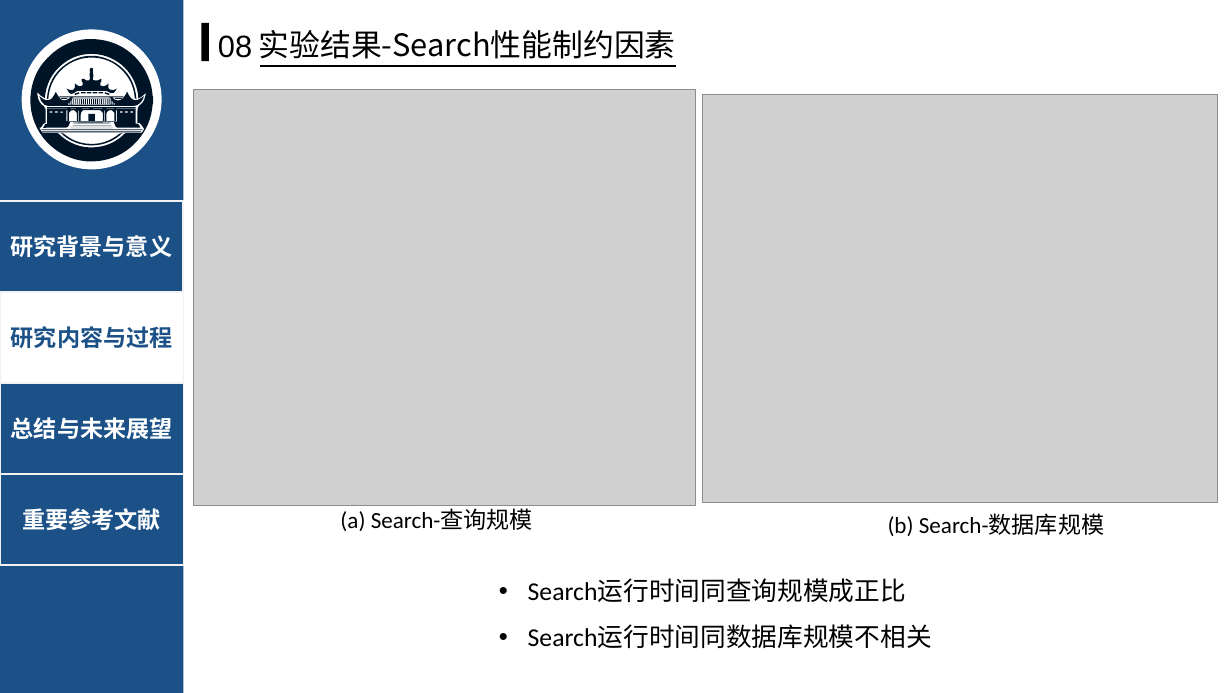
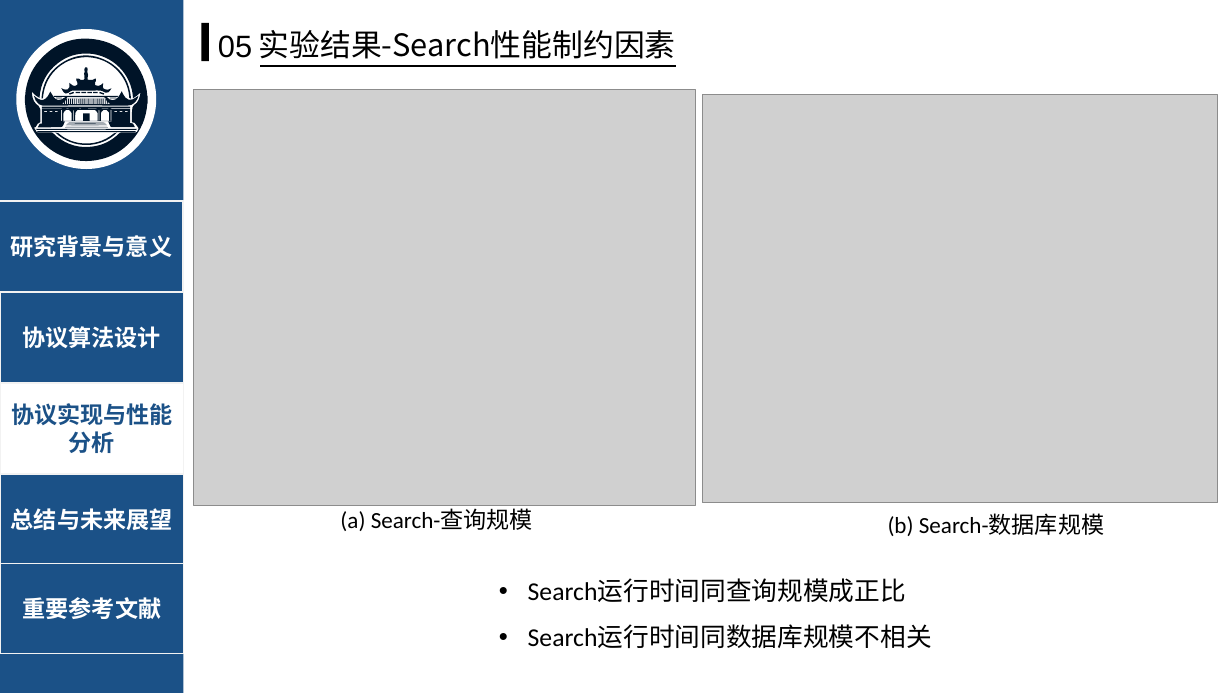
Before and after one commit to jerry-luo-zl/Searchable-Encrption-MC-JXT, a slide deck: slide 21 of pre/毕设答辩-罗之龙.pptx (slide 20 before the commit). Drawn at 1232x693 pixels with LibreOffice and Linux fonts; fonts in the diff are those of the drawing; grey boxes stand for pictures. Boxes give left, top, right and bottom in pixels: in the first picture for what was removed or moved away, otherwise in the second. Text is boxed around its words. In the diff, an @@ line names an element or a change of style, - is before the commit and + after.

```diff
--- a/pre/毕设答辩-罗之龙.pptx
+++ b/pre/毕设答辩-罗之龙.pptx
@@ picture added at bbox=[55, 51, 128, 122] @@
@@ text at bbox=[218, 35, 252, 58]: text changed @@
-08
+05
@@ freeform shape: place and size @@
-freeform shape at bbox=[109, 99, 110, 104]
+freeform shape at bbox=[68, 99, 69, 104]
@@ 18 freeform shapes, 1 ellipse: place and size @@
-18 freeform shapes, 1 ellipse at bbox=[21, 30, 162, 170]
+18 freeform shapes, 1 ellipse at bbox=[17, 29, 157, 169]
@@ freeform shape: place and size @@
-freeform shape at bbox=[107, 99, 108, 104]
+freeform shape at bbox=[70, 99, 71, 104]
@@ freeform shape: place and size @@
-freeform shape at bbox=[99, 99, 100, 104]
+freeform shape at bbox=[74, 99, 75, 104]
@@ freeform shape: place and size @@
-freeform shape at bbox=[99, 92, 104, 93]
+freeform shape at bbox=[76, 91, 80, 92]
@@ freeform shape: place and size @@
-freeform shape at bbox=[83, 99, 84, 104]
+freeform shape at bbox=[88, 99, 89, 104]
@@ outline redrawn in 18 elements at bbox=[91, 99, 92, 104], bbox=[78, 99, 79, 104], bbox=[97, 99, 98, 104], bbox=[95, 99, 96, 104], bbox=[93, 99, 94, 104], bbox=[81, 99, 82, 104], bbox=[79, 99, 80, 104], bbox=[76, 99, 77, 104], bbox=[104, 99, 104, 104], bbox=[86, 99, 87, 104], bbox=[72, 99, 73, 104], bbox=[100, 99, 101, 104], bbox=[102, 99, 103, 104], bbox=[90, 99, 91, 104], bbox=[84, 99, 85, 104], bbox=[87, 91, 91, 92], bbox=[81, 91, 86, 92], bbox=[93, 91, 98, 92] @@
@@ rectangle "协议算法设计" at bbox=[0, 292, 183, 383]: fill #FFFFFF to #1B5187 @@
@@ text in rectangle at bbox=[22, 326, 161, 348]: text changed; text colour #1B5187 to #FFFFFF @@
-研究内容与过程
+协议算法设计
@@ rectangle added at bbox=[0, 384, 183, 474], fill #FFFFFF, outline #F2F2F2 1 pt, 18 pt, text #1B5187, bold @@
+协议实现与性能分析
@@ rectangle "总结与未来展望": place and size @@
-rectangle "总结与未来展望" at bbox=[0, 384, 183, 474]
+rectangle "总结与未来展望" at bbox=[0, 474, 183, 565]
@@ rectangle "重要参考文献": place and size @@
-rectangle "重要参考文献" at bbox=[0, 475, 183, 566]
+rectangle "重要参考文献" at bbox=[0, 564, 183, 654]
```
Also in this commit, not shown: 24 other slides changed, 1 slide added, 1 other file.
